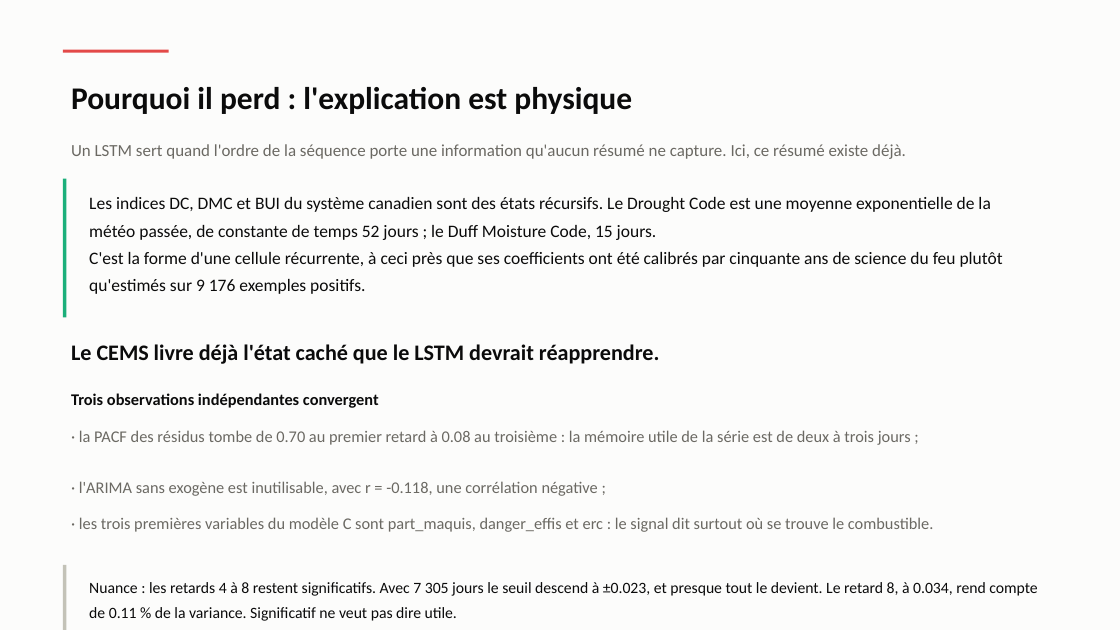
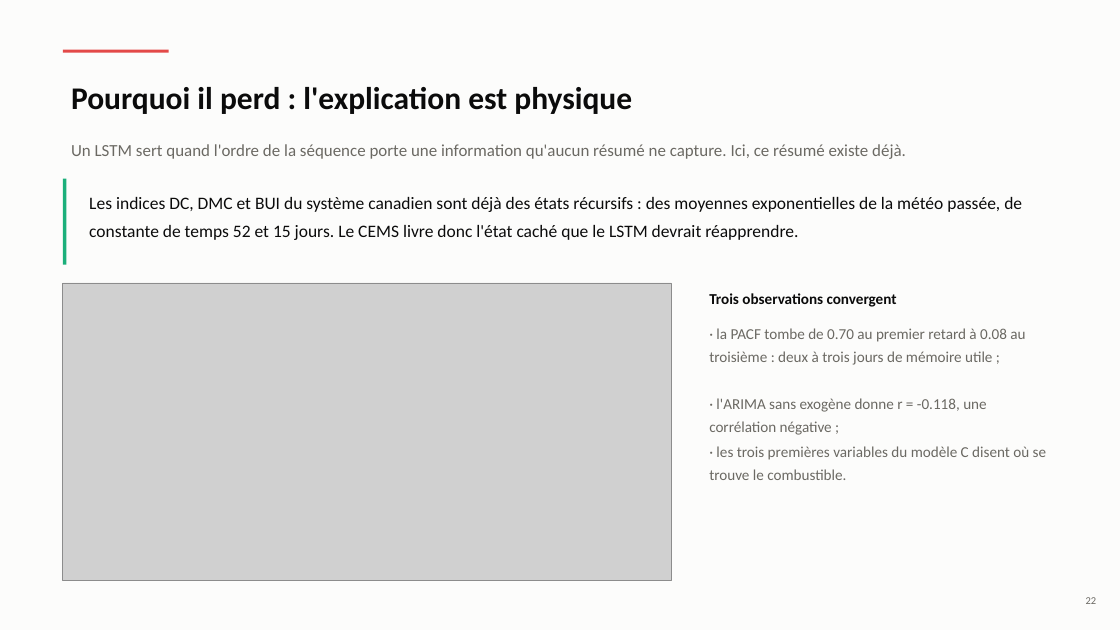
Before and after one commit to Hierogifle/terre-vent-feu-eau-data, a slide deck: slide 22 of presentation/soutenance.pptx. Drawn at 1120x630 pixels with LibreOffice and Linux fonts; fonts in the diff are those of the drawing; grey boxes stand for pictures. Boxes give left, top, right and bottom in pixels: in the first picture for what was removed or moved away, otherwise in the second. Text is boxed around its words. In the diff, an @@ line names an element or a change of style, - is before the commit and + after.

```diff
--- a/presentation/soutenance.pptx
+++ b/presentation/soutenance.pptx
@@ rectangle resized from (x1=63, y1=179, x2=66, y2=318) to (x1=63, y1=179, x2=66, y2=265) @@
@@ text at (x1=89, y1=197, x2=1022, y2=240): text changed @@
-Les indices DC, DMC et BUI du système canadien sont des états récursifs. Le Drought Code est une moyenne exponentielle de la météo passée, de constante de temps 52 jours ; le Duff Moisture Code, 15 jours.
-C'est la forme d'une cellule récurrente, à ceci près que ses coefficients ont été calibrés par cinquante ans de science du feu plutôt qu'estimés sur 9 176 exemples positifs.
+Les indices DC, DMC et BUI du système canadien sont déjà des états récursifs : des moyennes exponentielles de la météo passée, de constante de temps 52 et 15 jours. Le CEMS livre donc l'état caché que le LSTM devrait réapprendre.
@@ picture added at (x1=63, y1=283, x2=671, y2=581) @@
@@ text at (x1=709, y1=293, x2=897, y2=307): text changed; size 14 to 13 pt @@
-Trois observations indépendantes convergent
+Trois observations convergent
@@ text at (x1=709, y1=328, x2=1025, y2=365): text changed; size 14 to 13 pt @@
-· la PACF des résidus tombe de 0.70 au premier retard à 0.08 au troisième : la mémoire utile de la série est de deux à trois jours ;
+· la PACF tombe de 0.70 au premier retard à 0.08 au troisième : deux à trois jours de mémoire utile ;
@@ text removed at (x1=71, y1=344, x2=660, y2=364) @@
-Le CEMS livre déjà l'état caché que le LSTM devrait réapprendre.
@@ text at (x1=709, y1=398, x2=986, y2=435): text changed; size 14 to 13 pt @@
-· l'ARIMA sans exogène est inutilisable, avec r = -0.118, une corrélation négative ;
+· l'ARIMA sans exogène donne r = -0.118, une corrélation négative ;
@@ text at (x1=709, y1=446, x2=1046, y2=480): text changed; size 14 to 13 pt @@
-· les trois premières variables du modèle C sont part_maquis, danger_effis et erc : le signal dit surtout où se trouve le combustible.
+· les trois premières variables du modèle C disent où se trouve le combustible.
@@ rectangle removed at (x1=63, y1=565, x2=66, y2=630) @@
@@ text removed at (x1=89, y1=582, x2=1037, y2=621) @@
-Nuance : les retards 4 à 8 restent significatifs. Avec 7 305 jours le seuil descend à ±0.023, et presque tout le devient. Le retard 8, à 0.034, rend compte de 0.11 % de la variance. Significatif ne veut pas dire utile.
@@ text added at (x1=1086, y1=597, x2=1097, y2=604), 9 pt, text #6B6963 @@
+22
```
Also in this commit, not shown: 35 other slides changed, 2 other files.
